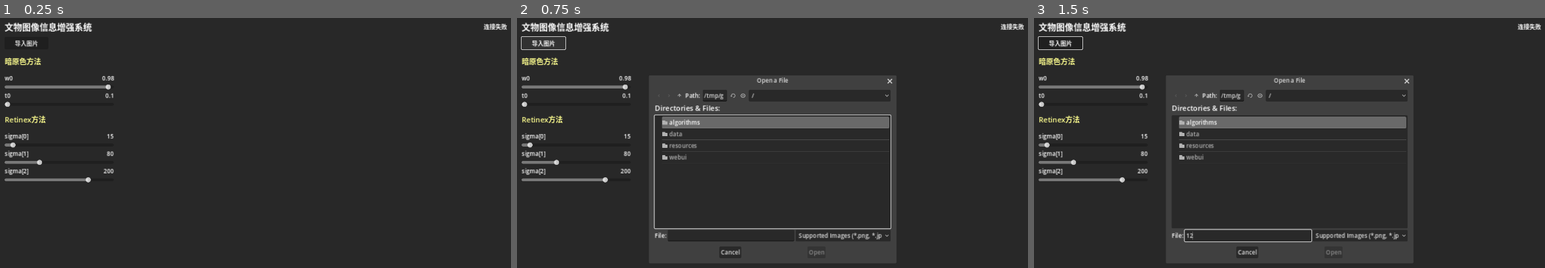
Above: before the commit, frames 1-3 (left to right).
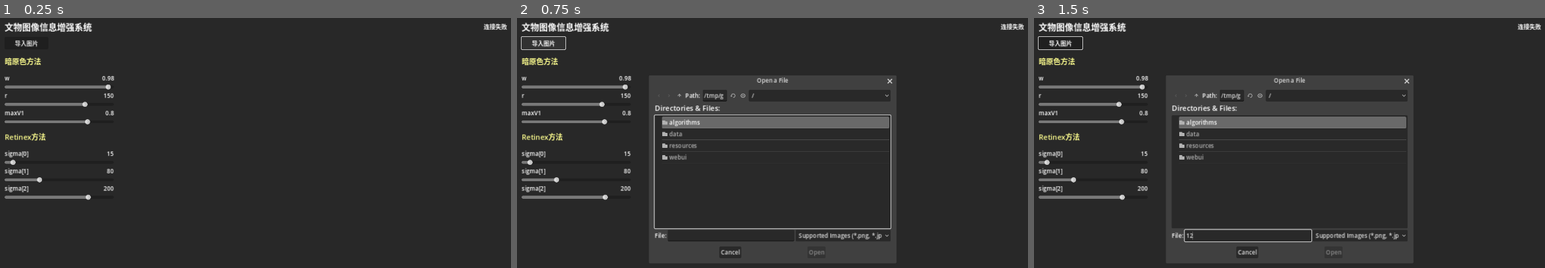
Above: after the commit, the same moments.

Repository: MrBBBaiXue/CVLightpass
Game: Godot game, scene res://main.tscn
Two runs of this game, one before a commit and one after it. Both use one fixed random seed, a clock stepped at 60 frames per second and the inputs below.
Inputs (mouse positions are in pixels of both pictures, inside the frame that each line leads up to):
- Up to frame 1 (0.25 s): no input
- Up to frame 2 (0.75 s): click "导入图片" at 0.5 s
- Up to frame 3 (1.5 s): click (1248, 235) at 1.27 s; type "12" at 1.35 s

The runs differ from the first frame. In frame 1, 1.4% of the frame differs, in the area x 0-23%, y 23-73%; in frame 2, 1.4%; in frame 3, 1.4%.

Commit message:
finish darkbasc

Diff:
--- a/global.gd
+++ b/global.gd
@@ -2,8 +2,8 @@
 
 # Darkbasc
 var w : float = 0.0
-var t : float = 0.0
 var r : float = 0.0
+var maxV1 : float = 0.0
 
 # Retinex
 var sigma = []
@@ -78,8 +78,8 @@
 	# Pass params in body
 	var body = ""
 	if method == "darkbasc":
-		# TODO:
-		body = ""
+		var dict = { "r":r, "eps":0.001, "w": w, "maxV1":maxV1 }
+		body = JSON.stringify(dict)
 	elif method == "retinex":
 		var dict = {"sigma_list": sigma}
 		body = JSON.stringify(dict)
--- a/main.gd
+++ b/main.gd
@@ -2,17 +2,21 @@
 
 # Parameter Container.
 # Would be easier if changed to child scene.
-@onready var param1_value = %MethodDarkContainer/ParamContainer1/LabelContainer/ValueParam
-@onready var param2_value = %MethodDarkContainer/ParamContainer2/LabelContainer/ValueParam
-@onready var param3_value = %MethodRetinexContainer/ParamContainer1/LabelContainer/ValueParam
-@onready var param4_value = %MethodRetinexContainer/ParamContainer2/LabelContainer/ValueParam
-@onready var param5_value = %MethodRetinexContainer/ParamContainer3/LabelContainer/ValueParam
+@onready var p1value = %MethodDarkContainer/ParamContainer1/LabelContainer/ValueParam
+@onready var p2value = %MethodDarkContainer/ParamContainer2/LabelContainer/ValueParam
+@onready var p3value = %MethodDarkContainer/ParamContainer3/LabelContainer/ValueParam
+
+@onready var p4value = %MethodRetinexContainer/ParamContainer1/LabelContainer/ValueParam
+@onready var p5value = %MethodRetinexContainer/ParamContainer2/LabelContainer/ValueParam
+@onready var p6value = %MethodRetinexContainer/ParamContainer3/LabelContainer/ValueParam
 # Slider nodes
-@onready var param1_slider = %MethodDarkContainer/ParamContainer1/SliderParam
-@onready var param2_slider = %MethodDarkContainer/ParamContainer2/SliderParam
-@onready var param3_slider = %MethodRetinexContainer/ParamContainer1/SliderParam
-@onready var param4_slider = %MethodRetinexContainer/ParamContainer2/SliderParam
-@onready var param5_slider = %MethodRetinexContainer/ParamContainer3/SliderParam
+@onready var p1slider = %MethodDarkContainer/ParamContainer1/SliderParam
+@onready var p2slider = %MethodDarkContainer/ParamContainer2/SliderParam
+@onready var p3slider = %MethodDarkContainer/ParamContainer3/SliderParam
+
+@onready var p4slider = %MethodRetinexContainer/ParamContainer1/SliderParam
+@onready var p5slider = %MethodRetinexContainer/ParamContainer2/SliderParam
+@onready var p6slider = %MethodRetinexContainer/ParamContainer3/SliderParam
 
 
 # Called when the node enters the scene tree for the first time.
@@ -65,11 +69,13 @@
 
 
 func _update_params():
-	param1_value.text = str(param1_slider.value)
-	param2_value.text = str(param2_slider.value)
-	param3_value.text = str(param3_slider.value)
-	param4_value.text = str(param4_slider.value)
-	param5_value.text = str(param5_slider.value)
-	Global.w = float(param1_value.text)
-	Global.t = float(param2_value.text)
-	Global.sigma = [int(param3_value.text), int(param4_value.text), int(param5_value.text)]
+	p1value.text = str(p1slider.value)
+	p2value.text = str(p2slider.value)
+	p3value.text = str(p3slider.value)
+	p4value.text = str(p4slider.value)
+	p5value.text = str(p5slider.value)
+	p6value.text = str(p6slider.value)
+	Global.w = float(p1value.text)
+	Global.r = float(p2value.text)
+	Global.maxV1 = float(p3value.text)
+	Global.sigma = [int(p4value.text), int(p5value.text), int(p6value.text)]
--- a/main.tscn
+++ b/main.tscn
@@ -82,7 +82,7 @@
 [node name="TitleParam" type="Label" parent="MainContainer/BodyContainer/PanelContainer/MethodDarkContainer/ParamContainer1/LabelContainer"]
 layout_mode = 2
 size_flags_horizontal = 0
-text = "w0"
+text = "w"
 label_settings = SubResource("LabelSettings_alfy0")
 vertical_alignment = 1
 
@@ -109,7 +109,7 @@
 [node name="TitleParam" type="Label" parent="MainContainer/BodyContainer/PanelContainer/MethodDarkContainer/ParamContainer2/LabelContainer"]
 layout_mode = 2
 size_flags_horizontal = 0
-text = "t0"
+text = "r"
 label_settings = SubResource("LabelSettings_alfy0")
 vertical_alignment = 1
 
@@ -121,11 +121,36 @@
 vertical_alignment = 1
 
 [node name="SliderParam" type="HSlider" parent="MainContainer/BodyContainer/PanelContainer/MethodDarkContainer/ParamContainer2"]
+layout_mode = 2
+max_value = 200.0
+value = 150.0
+
+[node name="ParamContainer3" type="VBoxContainer" parent="MainContainer/BodyContainer/PanelContainer/MethodDarkContainer"]
+layout_mode = 2
+
+[node name="LabelContainer" type="HBoxContainer" parent="MainContainer/BodyContainer/PanelContainer/MethodDarkContainer/ParamContainer3"]
+layout_mode = 2
+
+[node name="TitleParam" type="Label" parent="MainContainer/BodyContainer/PanelContainer/MethodDarkContainer/ParamContainer3/LabelContainer"]
+layout_mode = 2
+size_flags_horizontal = 0
+text = "maxV1"
+label_settings = SubResource("LabelSettings_alfy0")
+vertical_alignment = 1
+
+[node name="ValueParam" type="Label" parent="MainContainer/BodyContainer/PanelContainer/MethodDarkContainer/ParamContainer3/LabelContainer"]
+layout_mode = 2
+size_flags_horizontal = 10
+text = "[Value]"
+label_settings = SubResource("LabelSettings_alfy0")
+vertical_alignment = 1
+
+[node name="SliderParam" type="HSlider" parent="MainContainer/BodyContainer/PanelContainer/MethodDarkContainer/ParamContainer3"]
 layout_mode = 2
 min_value = 0.1
 max_value = 1.0
 step = 0.1
-value = 0.1
+value = 0.8
 
 [node name="MethodRetinexContainer" type="VBoxContainer" parent="MainContainer/BodyContainer/PanelContainer"]
 unique_name_in_owner = true
@@ -230,6 +255,7 @@
 [connection signal="pressed" from="MainContainer/BodyContainer/PanelContainer/ButtonContainer/ImportButton" to="." method="_on_import_button_pressed"]
 [connection signal="value_changed" from="MainContainer/BodyContainer/PanelContainer/MethodDarkContainer/ParamContainer1/SliderParam" to="." method="_on_param_value_changed"]
 [connection signal="value_changed" from="MainContainer/BodyContainer/PanelContainer/MethodDarkContainer/ParamContainer2/SliderParam" to="." method="_on_param_value_changed"]
+[connection signal="value_changed" from="MainContainer/BodyContainer/PanelContainer/MethodDarkContainer/ParamContainer3/SliderParam" to="." method="_on_param_value_changed"]
 [connection signal="value_changed" from="MainContainer/BodyContainer/PanelContainer/MethodRetinexContainer/ParamContainer1/SliderParam" to="." method="_on_param_value_changed"]
 [connection signal="value_changed" from="MainContainer/BodyContainer/PanelContainer/MethodRetinexContainer/ParamContainer2/SliderParam" to="." method="_on_param_value_changed"]
 [connection signal="value_changed" from="MainContainer/BodyContainer/PanelContainer/MethodRetinexContainer/ParamContainer3/SliderParam" to="." method="_on_param_value_changed"]
Not shown, added: algorithms/darkbasc.py
Not shown, changed: server.py
